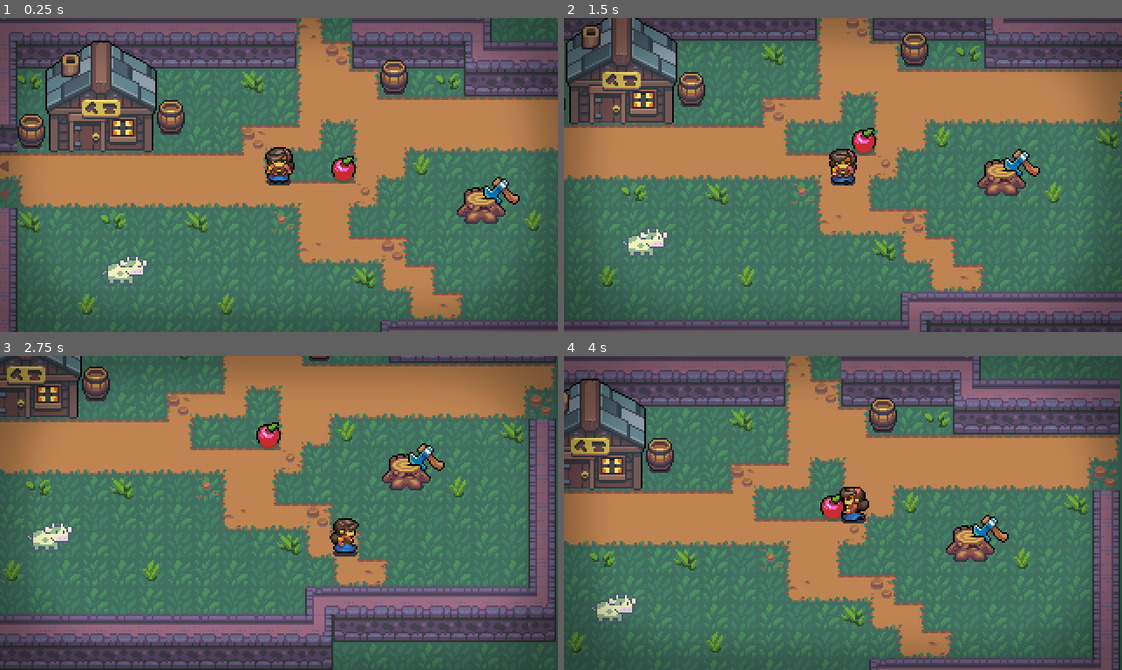
Above: before the commit, frames 1-4 (two rows, left to right).
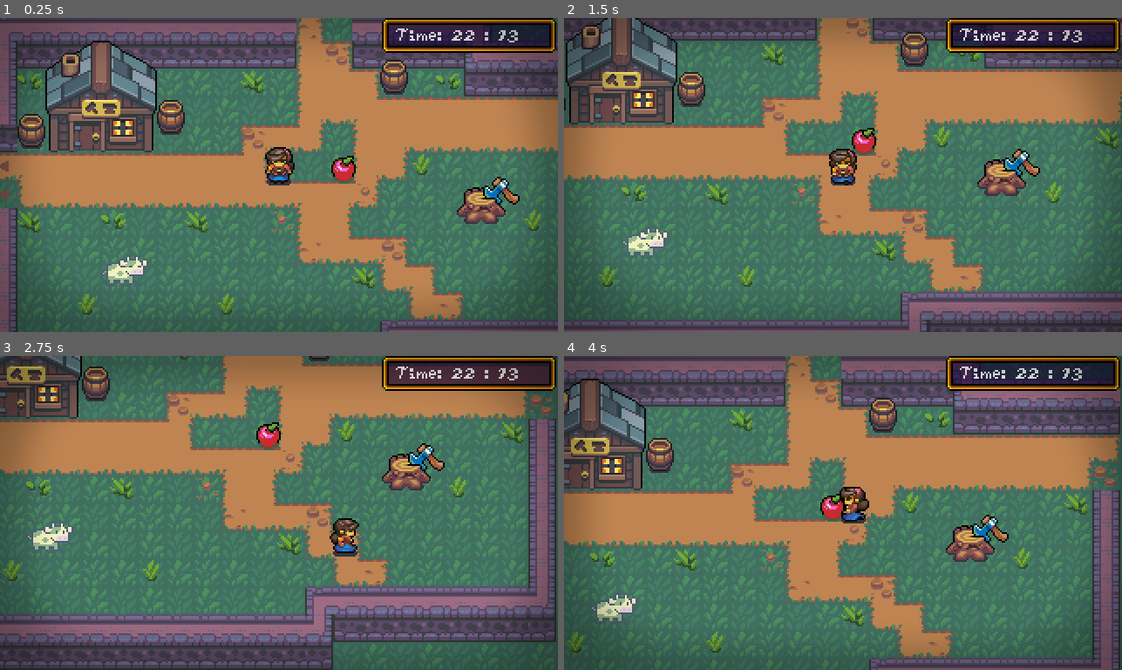
Above: after the commit, the same moments.

Repository: KenzieLippa/TwistedValley
Game: Godot game, scene res://World/Locations/Town.tscn
The game is run twice, just before and just after one commit, with the same random seed, the same clock (stepped at 60 frames per second) and the same inputs. Sound files missing from this copy of the repository are replaced by a short silence.
Inputs:
- Up to frame 1 (0.25 s): no input
- Up to frame 2 (1.5 s): tap Enter (ui_accept) at 0.5, 0.77 s; hold Right (ui_right) 0.53-1.28 s; hold Down (ui_down) from 1.28 s (still down)
- Up to frame 3 (2.75 s): tap Enter (ui_accept) at 1.52 s; release Down (ui_down) at 2.03 s; hold Right (ui_right) from 2.03 s (still down)
- Up to frame 4 (4 s): release Right (ui_right) at 2.78 s; hold Up (ui_up) 2.78-3.53 s; tap Enter (ui_accept) at 3.02, 3.77 s; hold Left (ui_left) from 3.53 s (still down)

The runs differ from the first frame. In frame 1, 3.5% of the frame differs, in the area x 68-100%, y 0-12%; in frame 2, 3.4%; in frame 3, 3.5%; in frame 4, 3.5%.

Commit message:
adding enviroment script
saving and loading the enviroment script and being able to access the date, time and weather

Diff:
--- a/NPC/Animal/Animal.gd
+++ b/NPC/Animal/Animal.gd
@@ -7,16 +7,16 @@
 
 onready var animation_player = $AnimationPlayer
 
-signal animation_finished #creating our own class here
+#signal animation_finished #creating our own class here
 
 func _run_interaction():
 	pass
 
 
 #should have put this all in a parent class, perhaps wld be smart to do in future
-func _ready() -> void:
+#func _ready() -> void:
 	#connecting to our own self in the emmit and then sending th signal out ourselves too
-	animation_player.connect("animation_finished", self, "_on_animation_finished")
+	#animation_player.connect("animation_finished", self, "_on_animation_finished")
 	#on animation finished then it passes an argument out
 	#trying to emit signal based on the animation finished
 	#so need a custom func
--- a/Singletons/DateAndTime.gd
+++ b/Singletons/EnviromentStash.gd
@@ -5,3 +5,5 @@
 var currDay : int = 1
 enum Seasons {SPRING, SUMMER, FALL, WINTER}
 var currSeason = Seasons.SPRING
+enum Weather {SUNNY, CLOUDY, RAINING, SNOWING}
+var currWeather = Weather.SUNNY
--- a/Singletons/SaveManager.gd
+++ b/Singletons/SaveManager.gd
@@ -15,6 +15,8 @@
 	var inventory : Inventory = RefrenceStash.inventory
 	#remeber the players position
 	var world_data : Dictionary = WorldStash.data
+	#might end up saving the date and time to the world data somewhere
+
 	#players global position is saved in the level swapper
 	var player_global_position : Vector2 = RefrenceStash.player.global_position
 	#adding in save information for current day, time and season
@@ -24,6 +26,14 @@
 		#safer to do it as a json tho
 		#first thing to save is current scene
 		"current_scene" : get_tree().current_scene.filename,
+		#save the date and time for now
+		"enviroment" : {
+			"date" : EnviromentStash.currDay,
+			"time" : EnviromentStash.currTime,
+			"season" : EnviromentStash.currSeason,
+			"weather" : EnviromentStash.currWeather
+		},
+
 		"player" : {
 			"x" : player_global_position.x,
 			"y" : player_global_position.y,
@@ -65,6 +75,12 @@
 	#update the world stash data, both are dictionaries
 	WorldStash.data = load_data.world_data
 
+	#set the date and time
+	EnviromentStash.currDay = load_data.enviroment.date
+	EnviromentStash.currTime = load_data.enviroment.time
+	EnviromentStash.currSeason = load_data.enviroment.season
+	EnviromentStash.currWeather = load_data.enviroment.weather
+
 	#get access to the stats from the refrence stash
 	var stats = RefrenceStash.playerStats
 	stats.level = load_data.stats.level
--- /dev/null
+++ b/UI/Date/Date.gd
@@ -0,0 +1,7 @@
+extends Label
+
+#most likely will remove this
+func _process(delta):
+	var date = OS.get_datetime()
+	EnviromentStash.currDay = date["day"]
+	self.text = " Time: " + str(date["hour"]) + " : " + str(date["minute"])
--- /dev/null
+++ b/UI/Date/DateUI.tscn
@@ -0,0 +1,24 @@
+[gd_scene load_steps=3 format=2]
+
+[ext_resource path="res://UI/Date/Date.gd" type="Script" id=1]
+[ext_resource path="res://UI/Themes/DefaultTheme.tres" type="Theme" id=2]
+
+[node name="DateUI" type="CanvasLayer"]
+
+[node name="PanelContainer" type="PanelContainer" parent="."]
+margin_left = 219.0
+margin_right = 319.0
+margin_bottom = 20.0
+theme = ExtResource( 2 )
+
+[node name="MarginContainer" type="MarginContainer" parent="PanelContainer"]
+margin_left = 4.0
+margin_top = 4.0
+margin_right = 96.0
+margin_bottom = 16.0
+
+[node name="Date" type="Label" parent="PanelContainer/MarginContainer"]
+margin_right = 92.0
+margin_bottom = 11.0
+theme = ExtResource( 2 )
+script = ExtResource( 1 )
--- a/World/Locations/CartoonMeadow.tscn
+++ b/World/Locations/CartoonMeadow.tscn
@@ -7,6 +7,7 @@
 [ext_resource path="res://World/Tiles/BlueBush.tscn" type="PackedScene" id=5]
 [ext_resource path="res://World/Tiles/WallTiles.tscn" type="PackedScene" id=6]
 [ext_resource path="res://World/Tiles/DetailTiles.tscn" type="PackedScene" id=7]
+[ext_resource path="res://World/OverworldUI/OverworldUI.tscn" type="PackedScene" id=8]
 
 [node name="CartoonMeadow" type="YSort"]
 
@@ -39,4 +40,6 @@
 [node name="DetailTiles" parent="." instance=ExtResource( 7 )]
 tile_data = PoolIntArray( 720921, 0, 0, 851978, 0, 0, 1245191, 0, 0, 1245209, 0, 0, 1310737, 1, 1, 1310738, 1, 1 )
 
+[node name="OverworldUI" parent="." instance=ExtResource( 8 )]
+
 [editable path="Door"]
--- a/World/OverworldUI/OverworldUI.tscn
+++ b/World/OverworldUI/OverworldUI.tscn
@@ -1,7 +1,8 @@
-[gd_scene load_steps=3 format=2]
+[gd_scene load_steps=4 format=2]
 
 [ext_resource path="res://NPC/DialogueUI/DialogueBox.tscn" type="PackedScene" id=1]
 [ext_resource path="res://World/OverworldUI/OverworldMenuManager.tscn" type="PackedScene" id=2]
+[ext_resource path="res://UI/Date/DateUI.tscn" type="PackedScene" id=3]
 
 [node name="OverworldUI" type="CanvasLayer"]
 layer = 10
@@ -10,3 +11,5 @@
 visible = false
 
 [node name="OverworldMenuManager" parent="." instance=ExtResource( 2 )]
+
+[node name="DateUI" parent="." instance=ExtResource( 3 )]
--- a/project.godot
+++ b/project.godot
@@ -218,7 +218,7 @@
 Transition="*res://UI/Transition.tscn"
 MusicPlayer="*res://Singletons/MusicPlayer.tscn"
 SaveManager="*res://Singletons/SaveManager.gd"
-DateAndTime="*res://Singletons/DateAndTime.gd"
+EnviromentStash="*res://Singletons/EnviromentStash.gd"
 
 [display]
 
--- a/save.json
+++ b/save.json
@@ -1 +1 @@
-{"current_scene":"res://World/Locations/WestMeadow.tscn","player":{"x":511.336304,"y":239.001648},"stats":{"level":2,"health":6,"experience":5},"inventory":[{"resource_path":"res://Items/AppleItem.tres","amount":1}],"world_data":{}}
+{"current_scene":"res://World/Locations/Town.tscn","enviroment":{"date":11,"time":"12:00","season":0,"weather":0},"player":{"x":150,"y":77},"stats":{"level":1,"health":10,"experience":0},"inventory":[{"resource_path":"res://Items/AppleItem.tres","amount":1}],"world_data":{}}
Not shown: 1 places in World/Locations/CartoonMeadow.tscn that only renumber resources
